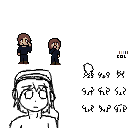
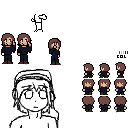
Layered file, before and after one edit (128x128). Changes by layer:
painted on "battle" over <box>1,14,47,64</box>
moved "world" above "leolaus.png", painted on it over <box>81,62,127,112</box>
painted on "portrait_headpahonees" over <box>81,70,127,112</box>
